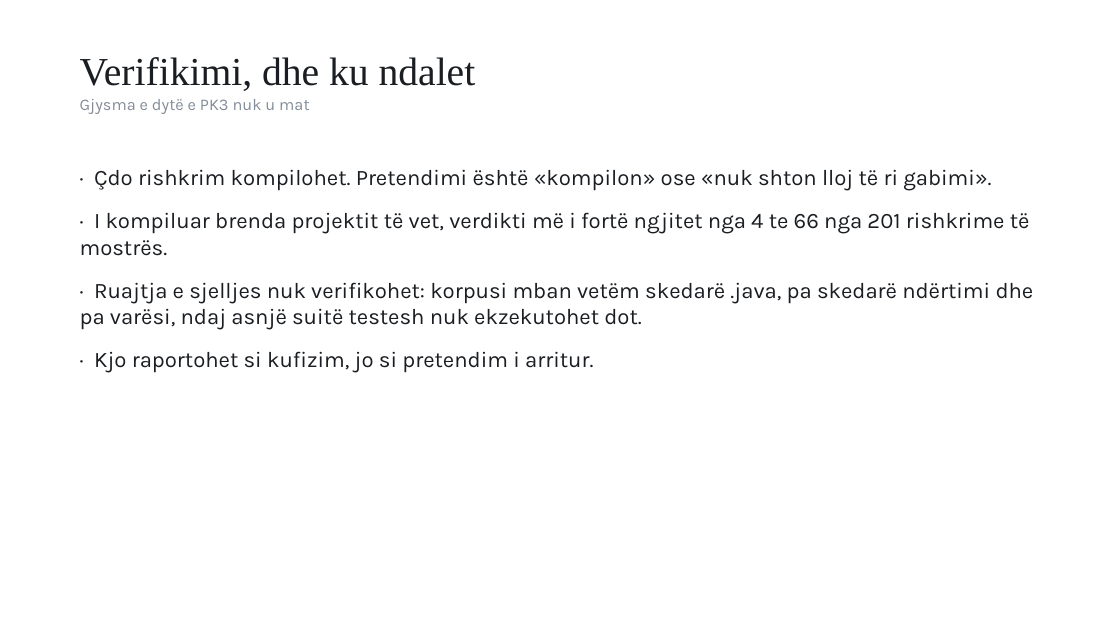
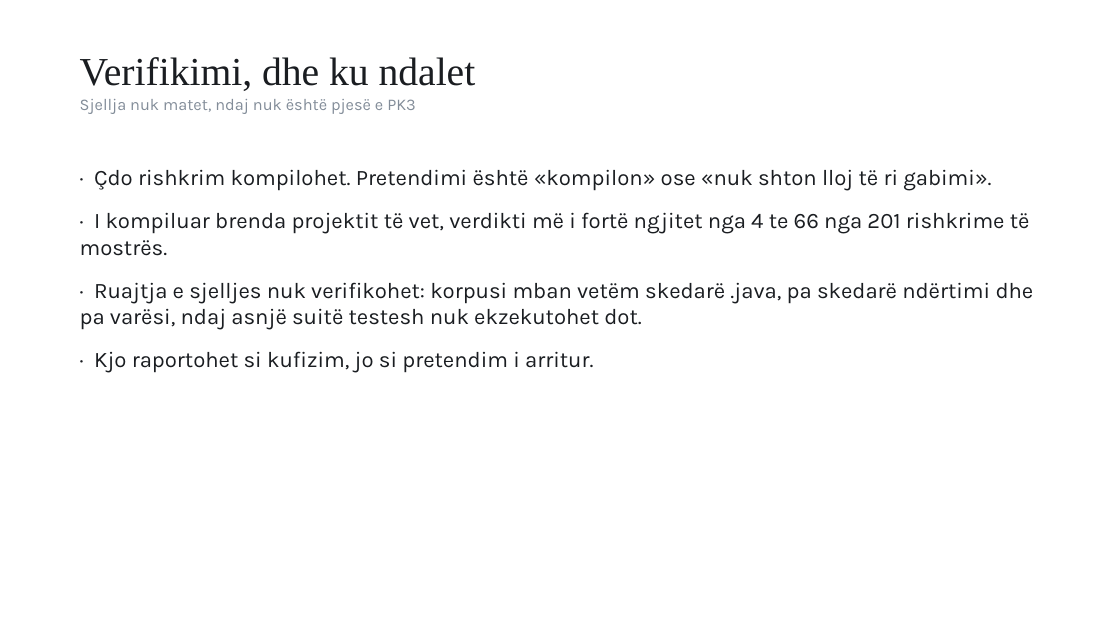
Before and after one commit to FlorentLatifi/Code-Smell-Detection-and-Refactoring-Recommendations, a slide deck: slide 11 of docs/thesis/Prezantimi_Florent_Latifi.pptx. Drawn at 1120x630 pixels with LibreOffice and Linux fonts; fonts in the diff are those of the drawing. Boxes give left, top, right and bottom in pixels: in the first picture for what was removed or moved away, otherwise in the second. Text is boxed around its words. In the diff, an @@ line names an element or a change of style, - is before the commit and + after.

Commit message:
Ndreq kapitujt 1-4 sipas komenteve te mentores
Kontributi dhe transformimi i sigurt te Hyrja, dallimi nga studimet te
Hendeku, PK3 sipas asaj qe matet, shkronja e titujve dhe versioni me
kapitujt 1-4 per mentoren (VD-141).

```diff
--- a/docs/thesis/Prezantimi_Florent_Latifi.pptx
+++ b/docs/thesis/Prezantimi_Florent_Latifi.pptx
@@ text at (80,99,416,114): text changed @@
-Gjysma e dytë e PK3 nuk u mat
+Sjellja nuk matet, ndaj nuk është pjesë e PK3
```
Also in this commit, not shown: 2 other slides changed, 7 other files.
